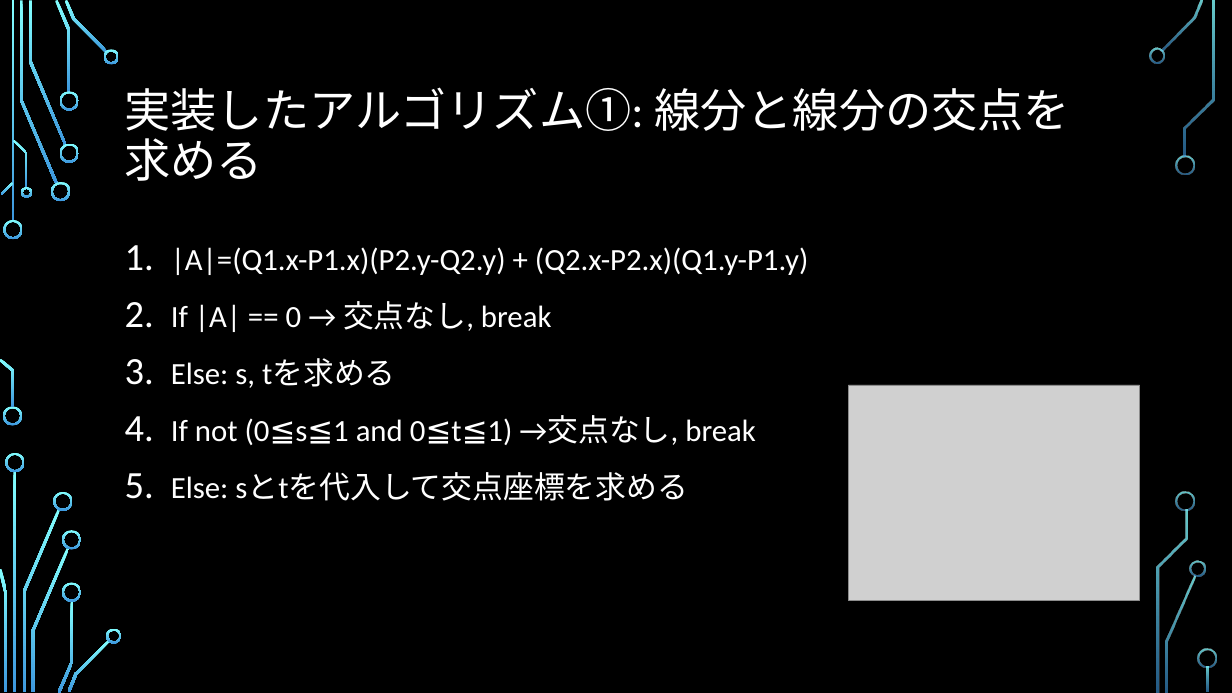
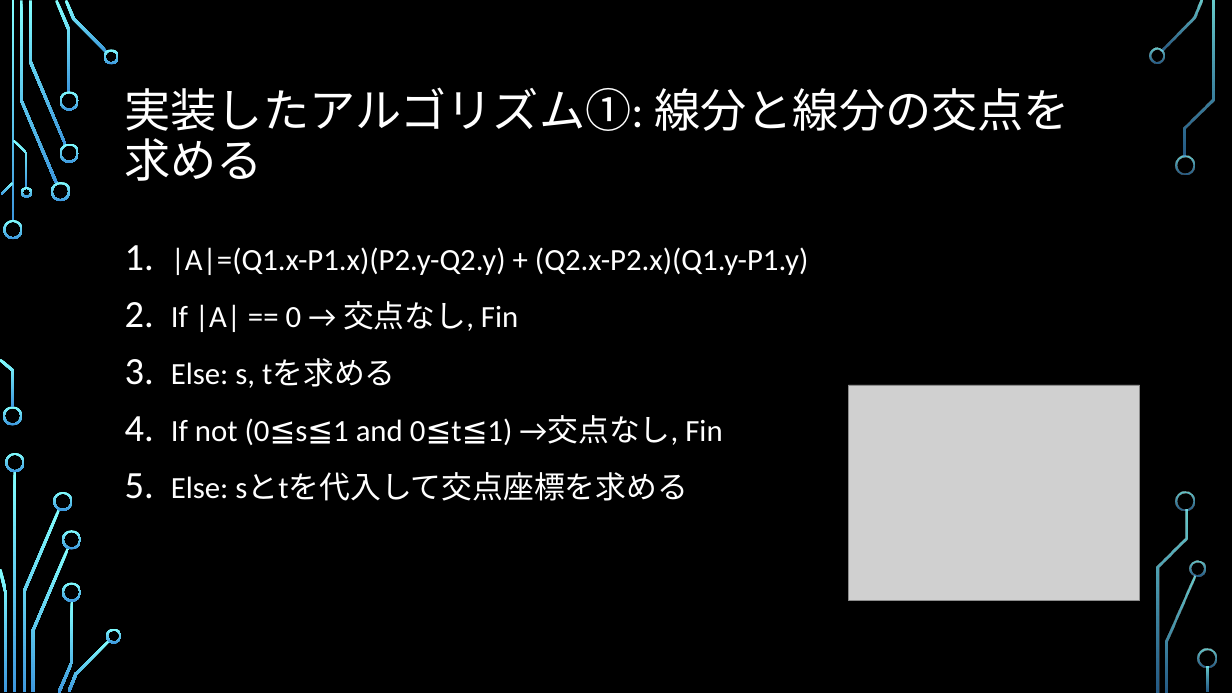
Before and after one commit to ie03-aizu-2019/ie03project-skys, a slide deck: slide 5 of Reports/Midterm.pptx (slide 6 before the commit). Drawn at 1232x693 pixels with LibreOffice and Linux fonts; fonts in the diff are those of the drawing; grey boxes stand for pictures; background and template pictures are left out. Boxes give left, top, right and bottom in pixels: in the first picture for what was removed or moved away, otherwise in the second. Text is boxed around its words. In the diff, an @@ line names an element or a change of style, - is before the commit and + after.

```diff
--- a/Reports/Midterm.pptx
+++ b/Reports/Midterm.pptx
@@ text at <box>171,301,518,332</box>: text changed @@
-2. If |A| == 0 → 交点なし, break
+2. If |A| == 0 → 交点なし, Fin
@@ text at <box>171,415,722,445</box>: text changed @@
-4. If not (0≦s≦1 and 0≦t≦1) →交点なし, break
+4. If not (0≦s≦1 and 0≦t≦1) →交点なし, Fin
```
Also in this commit, not shown: 3 other slides changed.
